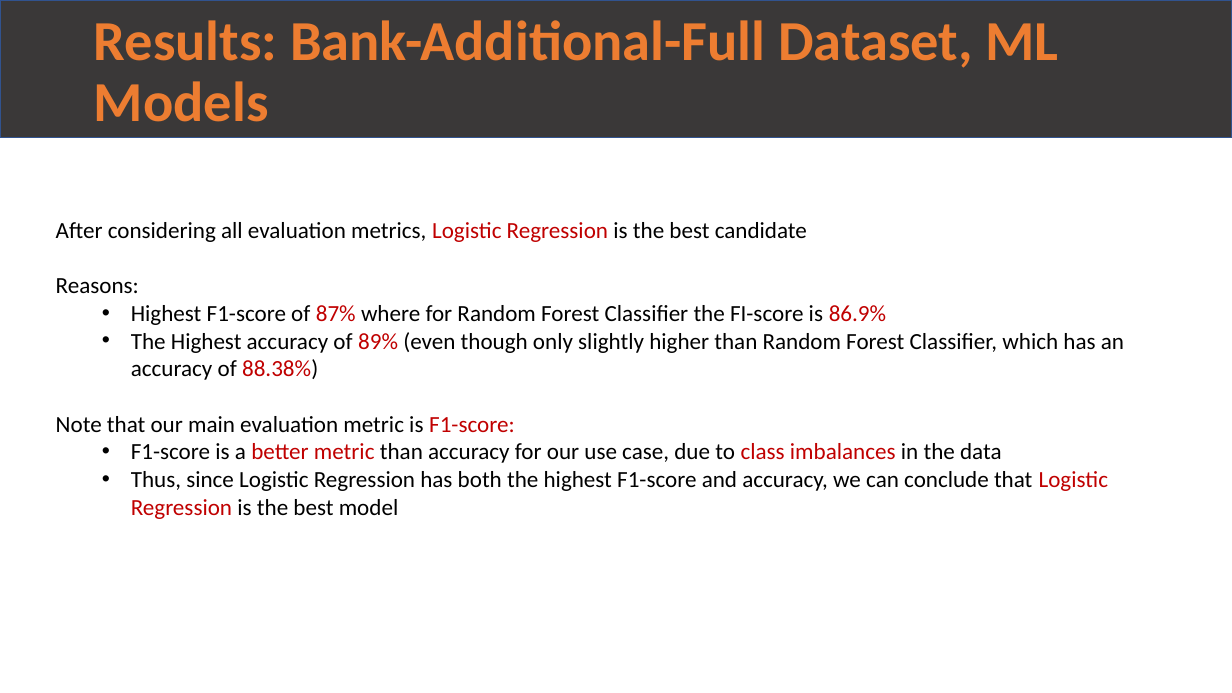
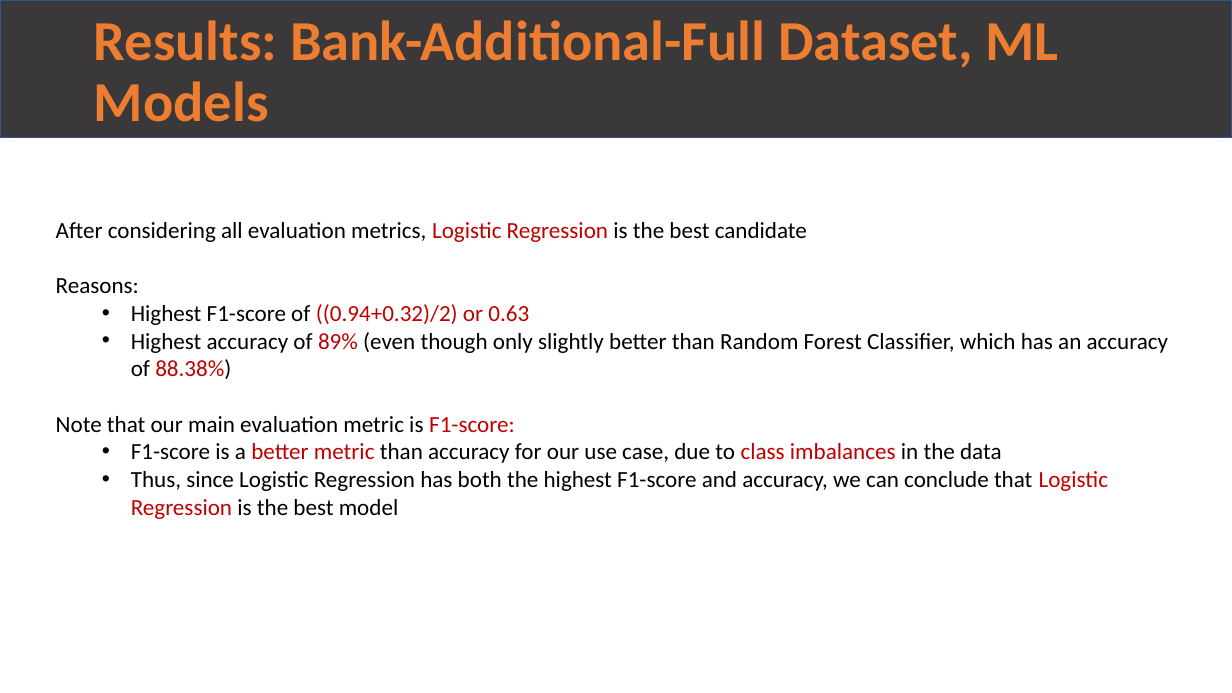
Before and after one commit to rirumel/data_science_bank_marketing_Campaign, a slide deck: slide 11 of presentation/week13_final_presentation.pptx. Drawn at 1232x693 pixels with LibreOffice and Linux fonts; fonts in the diff are those of the drawing. Boxes give left, top, right and bottom in pixels: in the first picture for what was removed or moved away, otherwise in the second. Text is boxed around its words. In the diff, an @@ line names an element or a change of style, - is before the commit and + after.

```diff
--- a/presentation/week13_final_presentation.pptx
+++ b/presentation/week13_final_presentation.pptx
@@ text at (131, 304, 1169, 379): text changed @@
-  • Highest F1-score of 87% where for Random Forest Classifier the FI-score is 86.9%
-  • The Highest accuracy of 89% (even though only slightly higher than Random Forest Classifier, which has an accuracy of 88.38%)
+  • Highest F1-score of ((0.94+0.32)/2) or 0.63
+  • Highest accuracy of 89% (even though only slightly better than Random Forest Classifier, which has an accuracy of 88.38%)
```
Also in this commit, not shown: 3 other slides changed, 1 other file.
